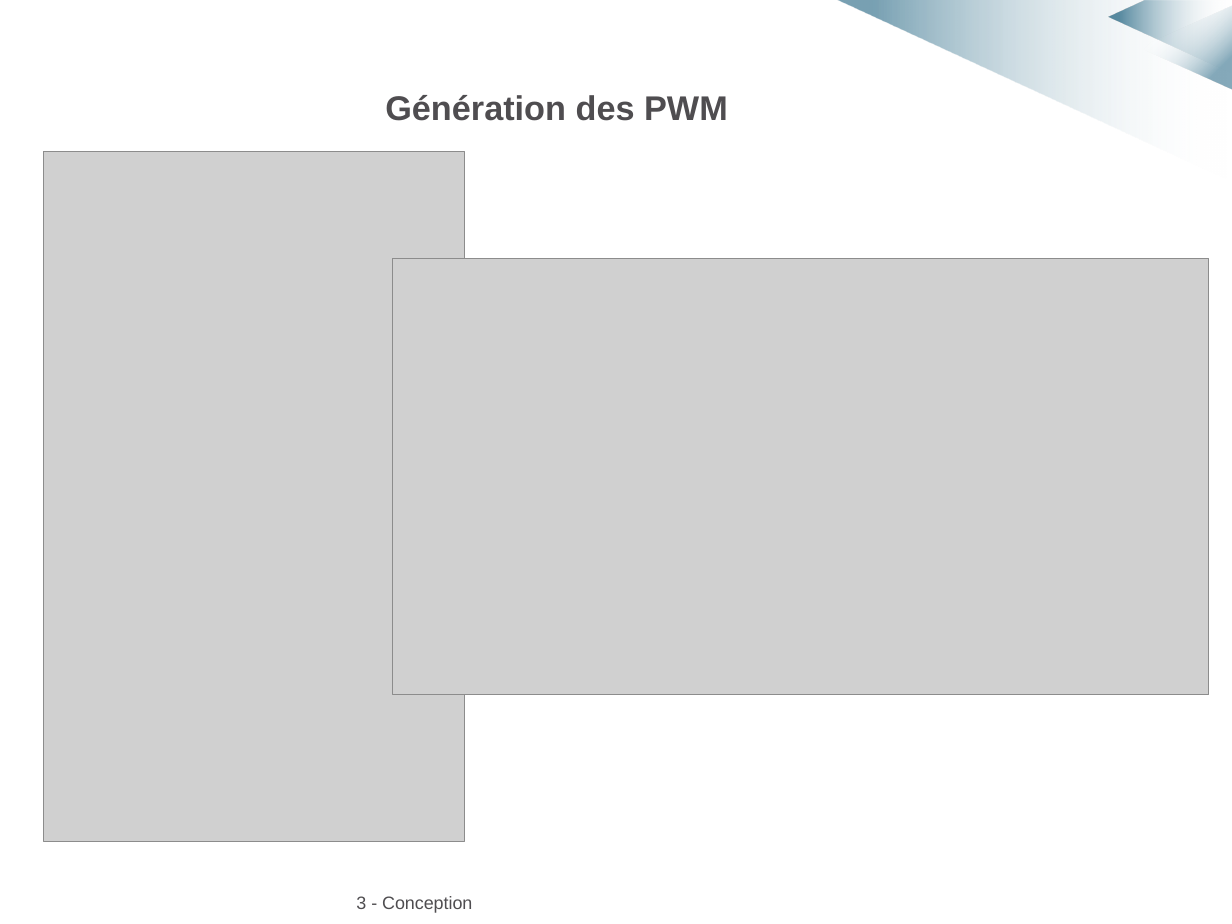
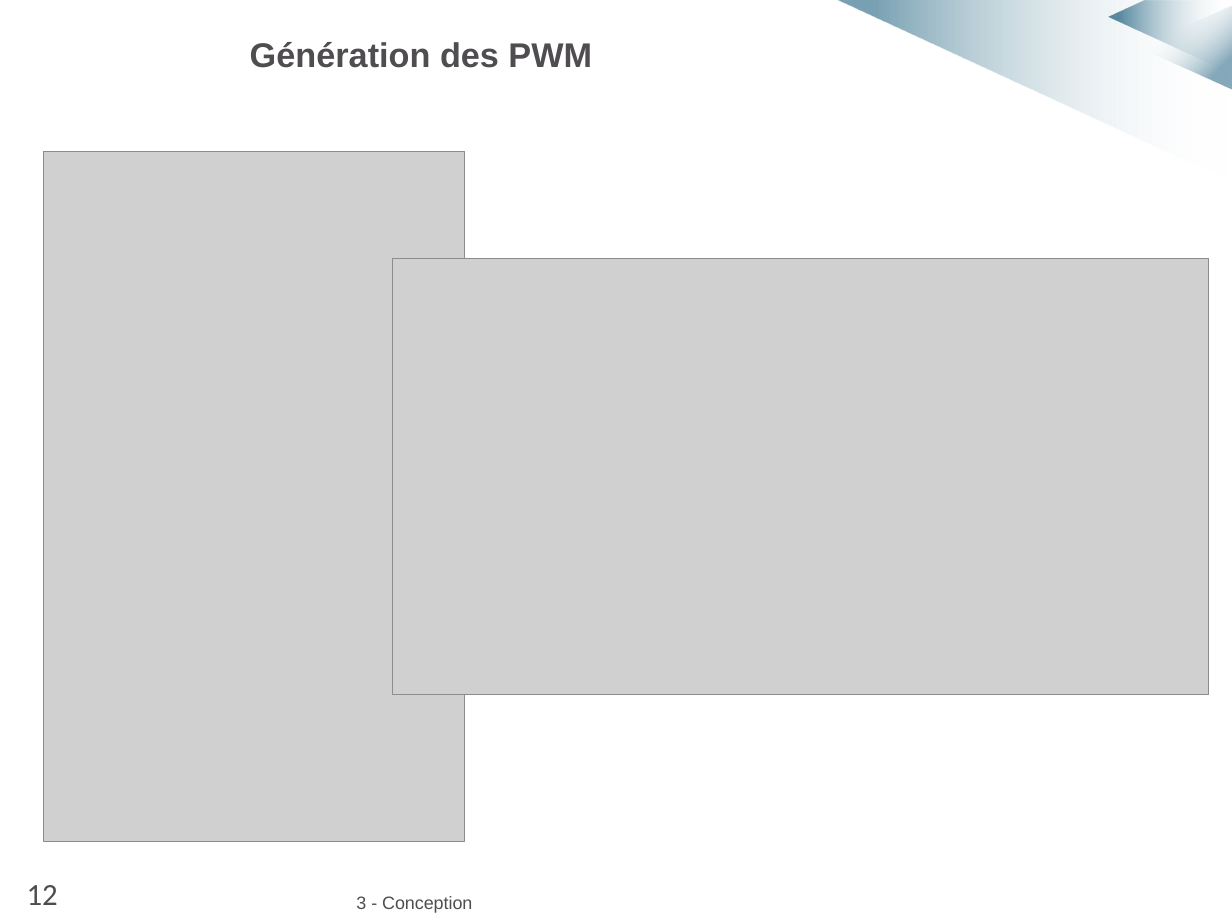
Before and after one commit to MarvynPannetier/ACSinternship, a slide deck: slide 13 of Diapo_soutenance_anim.pptx. Drawn at 1232x924 pixels with LibreOffice and Linux fonts; fonts in the diff are those of the drawing; grey boxes stand for pictures; background and template pictures are left out. Boxes give left, top, right and bottom in pixels: in the first picture for what was removed or moved away, otherwise in the second. Text is boxed around its words. In the diff, an @@ line names an element or a change of style, - is before the commit and + after.

```diff
--- a/Diapo_soutenance_anim.pptx
+++ b/Diapo_soutenance_anim.pptx
@@ text "Génération des PWM": place and size @@
-text "Génération des PWM" at box(385, 95, 728, 121)
+text "Génération des PWM" at box(250, 42, 592, 68)
@@ text added at box(27, 885, 58, 905), 18 pt, text #4F4D50 @@
+12
```
Also in this commit, not shown: 18 other slides changed, 1 other file.
